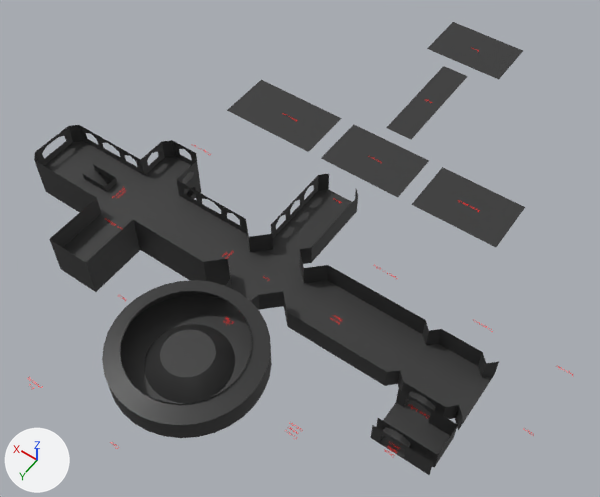
A saved change to the Blender file Assets/Models/ShaderCastle.blend.
Before and after are seen from a 50 mm lens placed at (-37.0, 96.9, 80.0), pointed at (0.5, 44.5, -2.4). Arrows for +X, +Y and +Z are at lower left; the lights stay in place. The first picture is the older version.

The first picture shows 'Floor +0 -col', 'Floor -1 -col', 'Text.006' and 1 more.
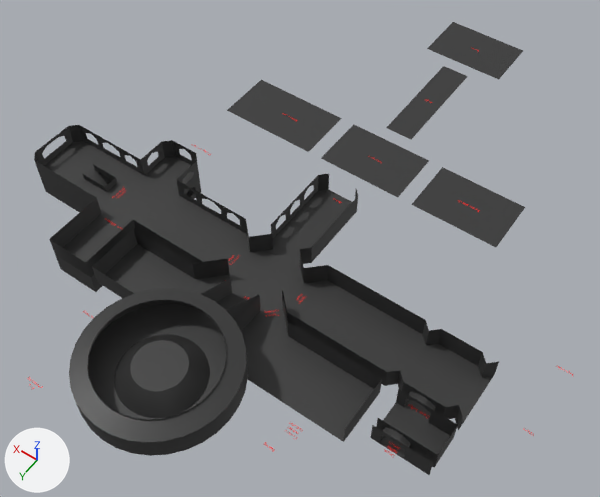
Changed parts and their boxes [x1, y1, x2, y2] in the pictures (600 x 497 px):
'Floor +1 -col', added
    after: [69, 288, 248, 456]
'Text.006', turned
    before: [373, 265, 397, 280]
    after: [264, 310, 279, 317]
part 1 of me_plane_004, built on
    before: [102, 264, 463, 438]
    after: [92, 228, 463, 442]

Patch to the scene script:
```diff
--- a/Assets/Models/ShaderCastle.blend.py
+++ b/Assets/Models/ShaderCastle.blend.py
@@ me_plane_004 @@
 # used by ob_floor__0__col; location = (0.0, 0.0, 0.0)
-me_plane_004.from_pydata(...)  # 550 vertices, 381 faces, 3 loose edges; spans x -28.0..35.0, y -4.0..75.0, z -3.0..3.8
+me_plane_004.from_pydata(...)  # 387 vertices, 240 faces, 4 loose edges; spans x -28.0..35.0, y -4.0..64.0, z -3.0..6.0
+# me_plane_004 part 1
+# 194 vertices are removed from x -27.0..9.0, y 50.0..75.0, z 0.0..3.8
+# 166 faces are deleted
+# 16 vertices are added at x -19.0..16.0, y 54.1..64.0, z 0.0..3.0
+# 15 new vertices lie (0.0, 0.0, 3.0) away from vertices in x -19.0..16.0, y 54.1..64.0, z 0.0..3.0
+# 1 loose edge is added
+# 25 new faces join them, smooth
 me_plane_004.materials.append(mat_333333)
@@ me_plane_011 @@
+me_plane_011.from_pydata(...)  # 192 vertices, 159 faces; spans x -9.0..9.0, y 61.0..79.0, z 3.0..6.8
+me_plane_011.polygons.foreach_set('use_smooth', [True] * 159)
+me_plane_011.materials.append(mat_333333)  # dark grey #333333
@@ ob_text_006 @@
 ob_text_006.location = (-11.0, 43.0, 0.0)
+ob_text_006.rotation_euler = (0.0, 0.0, 0.785)  # degrees (0, 0, 45)
@@ ob_floor__1__col_1 @@
+ob_floor__1__col_1 = bpy.data.objects.new('Floor +1 -col', me_plane_011)
+ob_floor__1__col_1.location = (0.0, 0.0, 0.0)
```
